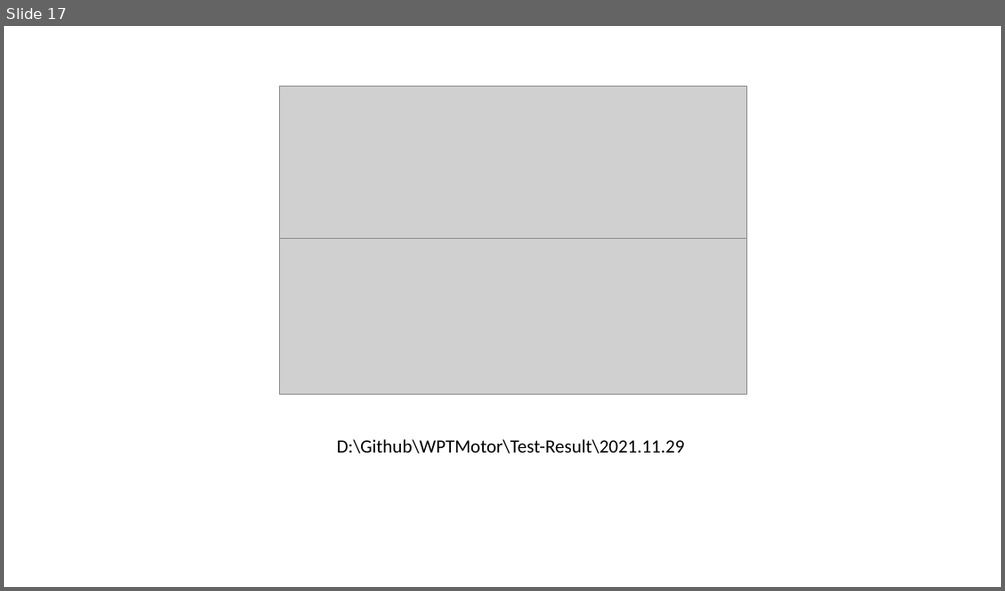
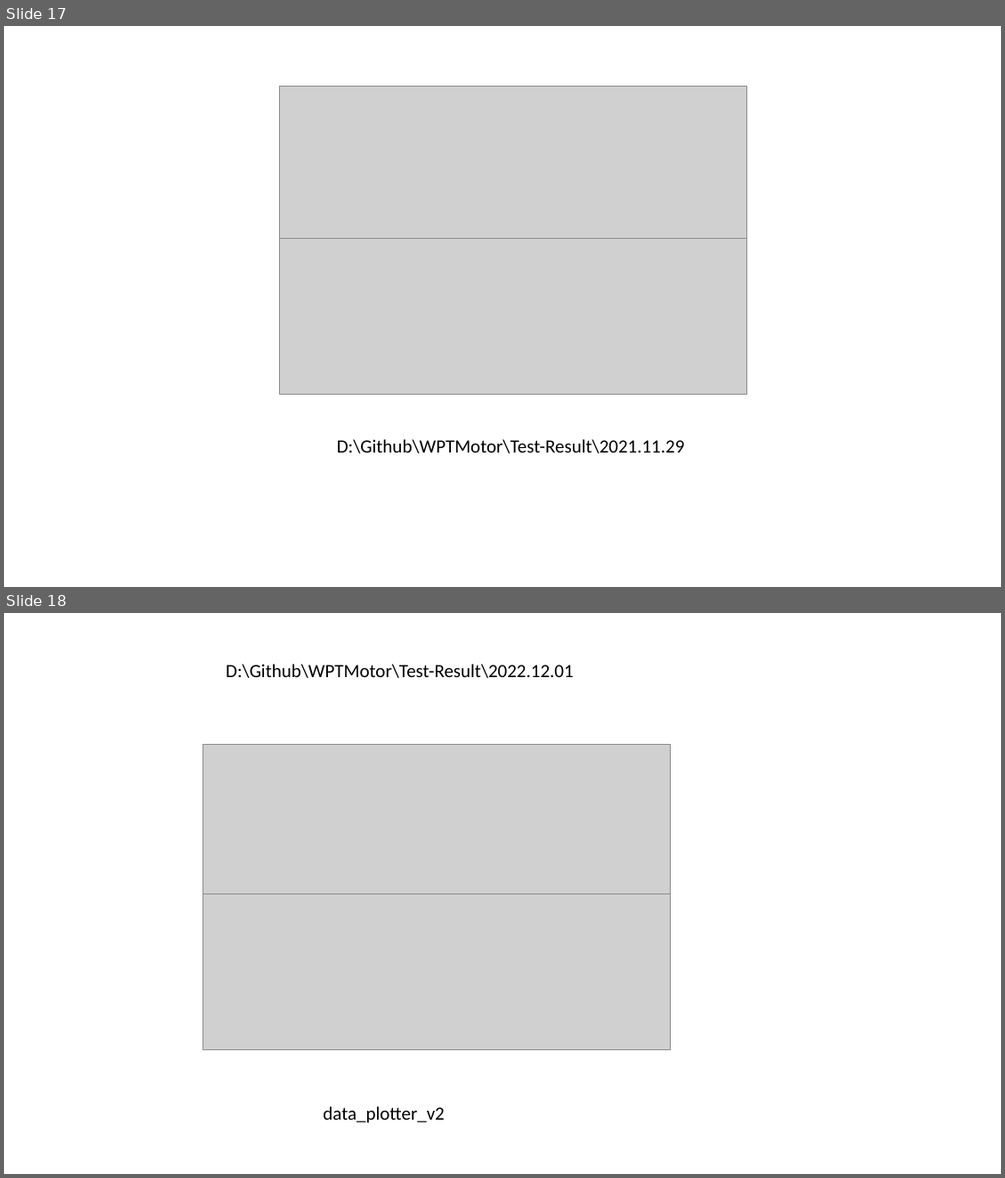
Before and after one commit to EnesAyaz/WPTMotor, a slide deck: Test-Result/2022.12.01/New Microsoft PowerPoint Presentation.pptx. Shown one above the other, each under a label of ours: slide 17 before the commit, slides 17 and 18 after it. The pictures are 1005x591 and 1005x1178 pixels, drawn with LibreOffice and Linux fonts; fonts in the diff are those of the drawing; grey boxes stand for pictures. Boxes give left, top, right and bottom in pixels: in the first picture for what was removed or moved away, otherwise in the second. Text is boxed around its words. In the diff, an @@ line names an element or a change of style, - is before the commit and + after.

```diff
--- a/Test-Result/2022.12.01/New Microsoft PowerPoint Presentation.pptx
+++ b/Test-Result/2022.12.01/New Microsoft PowerPoint Presentation.pptx
@@ slide 18 added at <box>4,613,1001,1174</box>, background #FFFFFF @@
@@ text added at <box>226,664,574,678</box>, 18 pt, text #000000 @@
+D:\Github\WPTMotor\Test-Result\2022.12.01
@@ picture added at <box>202,744,670,900</box> @@
@@ picture added at <box>202,893,670,1049</box> @@
@@ text added at <box>323,1106,444,1123</box>, 18 pt, text #000000 @@
+data_plotter_v2
```
Also in this commit, not shown: 17 other files.
